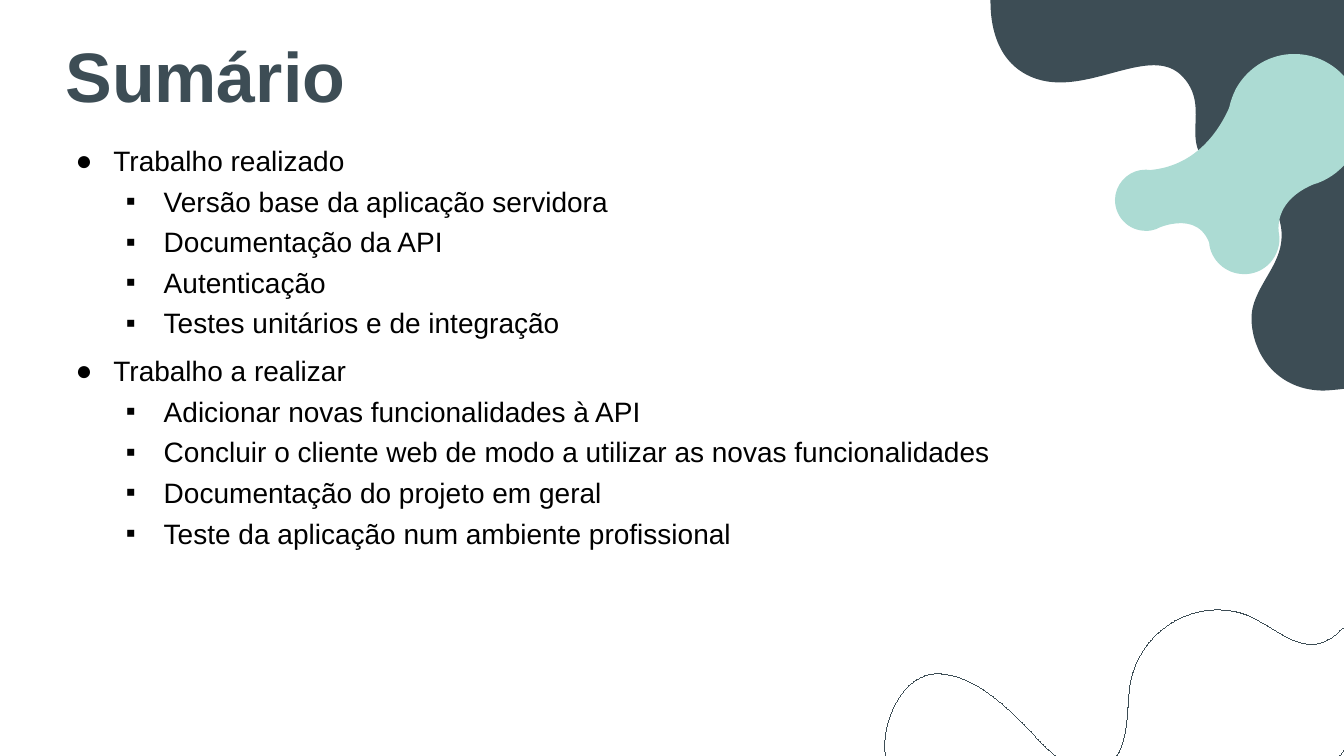
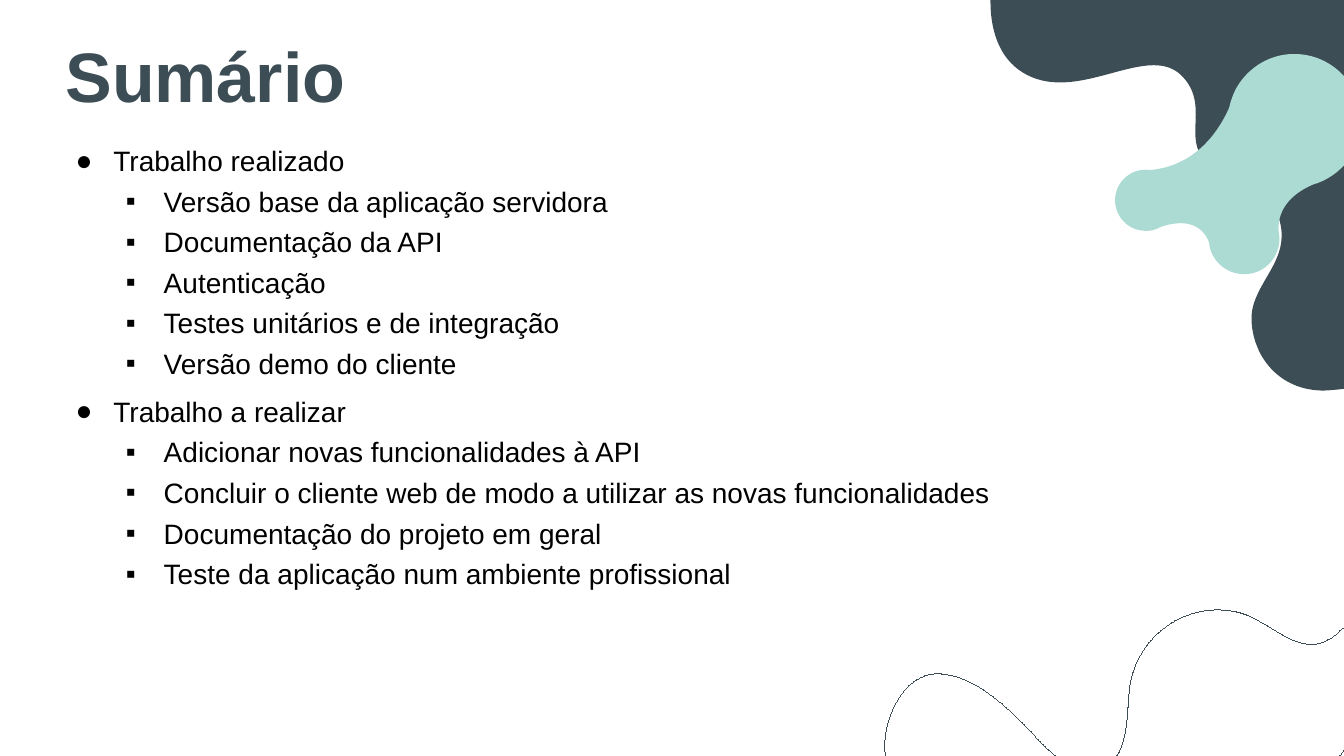
Before and after one commit to BernardoFMF/surf-management-app, a slide deck: slide 12 of docs/demonstracao-progresso.pptx (slide 11 before the commit). Drawn at 1344x756 pixels with LibreOffice and Linux fonts; fonts in the diff are those of the drawing. Boxes give left, top, right and bottom in pixels: in the first picture for what was removed or moved away, otherwise in the second. Text is boxed around its words. In the diff, an @@ line names an element or a change of style, - is before the commit and + after.

```diff
--- a/docs/demonstracao-progresso.pptx
+++ b/docs/demonstracao-progresso.pptx
@@ subtitle at bbox=[164, 353, 457, 375]: paragraph added @@
+  ▪ Versão demo do cliente
```
Also in this commit, not shown: 5 other slides changed, 1 slide added.
